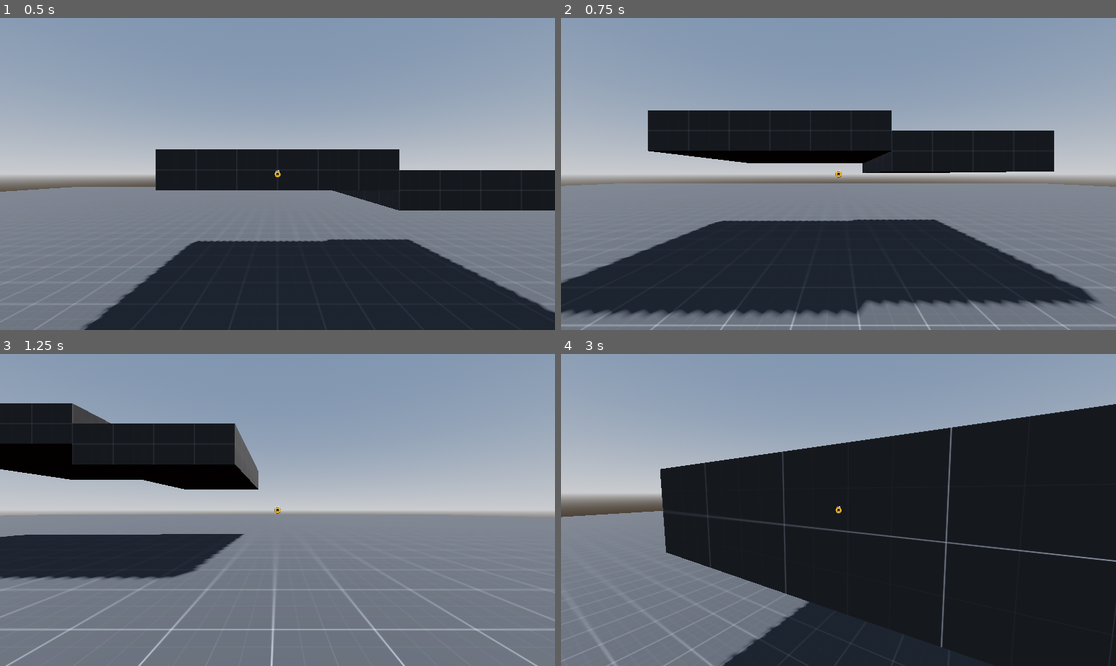
Above: before the commit, frames 1-4 (two rows, left to right).
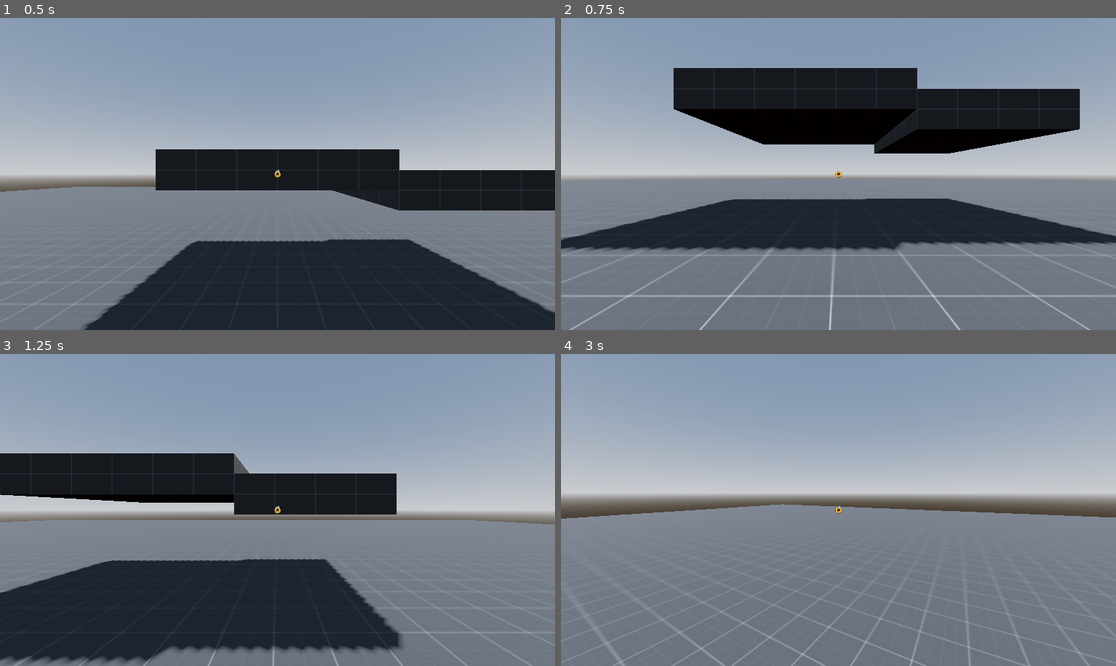
Above: after the commit, the same moments.

Repository: Kollyr552/gracelike
Game: Godot game, scene res://src/world.tscn
Two runs of this game, one before a commit and one after it. Both use one fixed random seed, a clock stepped at 60 frames per second and the inputs below.
Inputs (mouse positions are in pixels of both pictures, inside the frame that each line leads up to):
- Up to frame 1 (0.5 s): no input
- Up to frame 2 (0.75 s): tap Enter (ui_accept) at 0.5 s; move the mouse to (960, 158) at 0.52 s; hold D (move_right) from 0.53 s (still down); hold Shift (move_crouch) from 0.53 s (still down); click (960, 158) at 0.67 s
- Up to frame 3 (1.25 s): keep holding D (move_right); keep holding Shift (move_crouch); tap Space (move_jump) at 0.77, 1.07 s; right-click (399, 494) at 0.8 s
- Up to frame 4 (3 s): move the mouse to (810, 510) at 1.27 s; release D (move_right) at 1.28 s; release Shift (move_crouch) at 1.28 s; hold W (move_forward) from 1.28 s (still down); right-click (810, 510) at 1.35 s; click (810, 510) at 1.42 s; tap Space (move_jump) at 1.52, 1.82, 2.3, 2.85 s; tap Enter (ui_accept) at 1.55, 2.1 s; move the mouse to (849, 503) at 2.02 s; click (849, 503) at 2.17 s; move the mouse to (832, 516) at 2.77 s; click (832, 516) at 2.92 s

Frame 1 is identical in both runs. In frame 2, 47% of the frame differs, in the area x 0-100%, y 16-100%; in frame 3, 39%; in frame 4, 54%.

Commit message:
action states+ typos

Diff:
--- a/src/player.gd
+++ b/src/player.gd
@@ -14,6 +14,7 @@
 @export_category("Movement")
 @export var max_speed: float = 6.0
 @export var run_speed: float = 12.0
+@export var crouch_speed_mult: float = 0.5
 @export var acceleration: float = 40.0
 @export var friction: float = 60.0
 @export var slide_friction: float = 10.0
@@ -30,14 +31,13 @@
 @onready var head: Marker3D = %HeadPos
 @onready var spring_arm_3d: SpringArm3D = $SpringArm3D
 @onready var view_bob: CameraBob = $SpringArm3D/HeadPos/ViewBob
-#var bob_time: float = 0.0
 
 @onready var tall_collision: CollisionShape3D = $TallCollision
 @onready var crouch_collision: CollisionShape3D = $CrouchCollision
 @onready var ceiling_check: RayCast3D = $CeilingCheck
 
 func _input(event: InputEvent) -> void:
-	## Switch nouse capture
+	## Switch mouse capture
 	if event.is_action_pressed("change_mouse_capture"):
 		match Input.get_mouse_mode():
 			Input.MOUSE_MODE_CAPTURED:
@@ -70,11 +70,18 @@
 func _physics_process(delta: float) -> void:
 	var move_dir := set_move_direction()
 
+	## State machine
 	match action:
 		Action.WALK:
-			walk(move_dir, delta)
+			fsm_walk(move_dir, delta)
 		Action.RUN:
-			run(move_dir, delta)
+			fsm_run(move_dir, delta)
+		Action.CROUCH:
+			fsm_crouch(move_dir, delta)
+		Action.SLIDE:
+			fsm_slide(move_dir, delta)
+
+	print_debug("state: ", action)
 
 	gravity(delta)
 	jump()
@@ -92,7 +99,7 @@
 	toggle_crouch_collision(is_input_crouch, delta)
 
 func jump() -> void:
-	if Input.is_action_just_pressed("ui_accept") and is_on_floor():
+	if Input.is_action_just_pressed("move_jump") and is_on_floor():
 		velocity.y = jump_velocity
 
 func gravity(d_t :float) -> void:
@@ -105,41 +112,67 @@
 	direction = direction.rotated(Vector3.UP, head.rotation.y) ## Rotate with camera
 	return direction
 
-func walk(direction: Vector3, d_t: float) -> void:
-	var horizontal_velocity := Vector3(velocity.x, 0.0, velocity.z)
+func get_horizontal_velocity() -> Vector3:
+	return Vector3(velocity.x, 0.0, velocity.z)
 
+func fsm_walk(direction: Vector3, d_t: float) -> void:
 	## Check acceleration direction
 	var temp_accel: float
-	if direction.dot(horizontal_velocity) > 0:
+	if direction.dot(get_horizontal_velocity()) > 0:
 		temp_accel = acceleration ## Same direction
 	else:
 		temp_accel = friction     ## Different direction
 
-	horizontal_velocity = horizontal_velocity.move_toward(direction * max_speed, temp_accel * d_t)
-
-	velocity.x = horizontal_velocity.x
-	velocity.z = horizontal_velocity.z
+	var temp_vel := get_horizontal_velocity().move_toward(direction * max_speed, temp_accel * d_t)
+	velocity.x = temp_vel.x
+	velocity.z = temp_vel.z
 
 	if Input.is_action_just_pressed("move_run"):
 		action = Action.RUN
 
-func run(direction: Vector3, d_t: float) -> void:
-	var horizontal_velocity := Vector3(velocity.x, 0.0, velocity.z)
+	if Input.is_action_just_pressed("move_crouch"):
+		action = Action.CROUCH
+
+func fsm_run(direction: Vector3, d_t: float) -> void:
 
 	## Check acceleration direction
 	var temp_accel: float
-	if direction.dot(horizontal_velocity) > 0:
+	if direction.dot(get_horizontal_velocity()) > 0:
 		temp_accel = acceleration ## Same direction
 	else:
 		temp_accel = friction     ## Different direction
 
-	horizontal_velocity = horizontal_velocity.move_toward(direction * run_speed, temp_accel * d_t)
-
-	velocity.x = horizontal_velocity.x
-	velocity.z = horizontal_velocity.z
+	var temp_vel := get_horizontal_velocity().move_toward(direction * run_speed, temp_accel * d_t)
+	velocity.x = temp_vel.x
+	velocity.z = temp_vel.z
 
 	if Input.is_action_just_released("move_run"):
 		action = Action.WALK
+
+	if Input.is_action_just_pressed("move_crouch"):
+		action = Action.SLIDE
+
+func fsm_crouch(direction: Vector3, d_t: float) -> void:
+	## Check acceleration direction
+	var temp_accel: float
+	if direction.dot(get_horizontal_velocity()) > 0:
+		temp_accel = acceleration ## Same direction
+	else:
+		temp_accel = friction     ## Different direction
+
+	var temp_vel := get_horizontal_velocity().move_toward(direction * max_speed * crouch_speed_mult, temp_accel * d_t)
+	velocity.x = temp_vel.x
+	velocity.z = temp_vel.z
+
+	if Input.is_action_just_released("move_crouch"):
+		if Input.is_action_pressed("move_run"):
+			action = Action.RUN
+		else:
+			action = Action.WALK
+
+
+func fsm_slide(direction: Vector3, d_t: float) -> void:
+	pass
 
 func rotate_head(mouse_axis : Vector2) -> void:
 	## Horizontal mouse look
